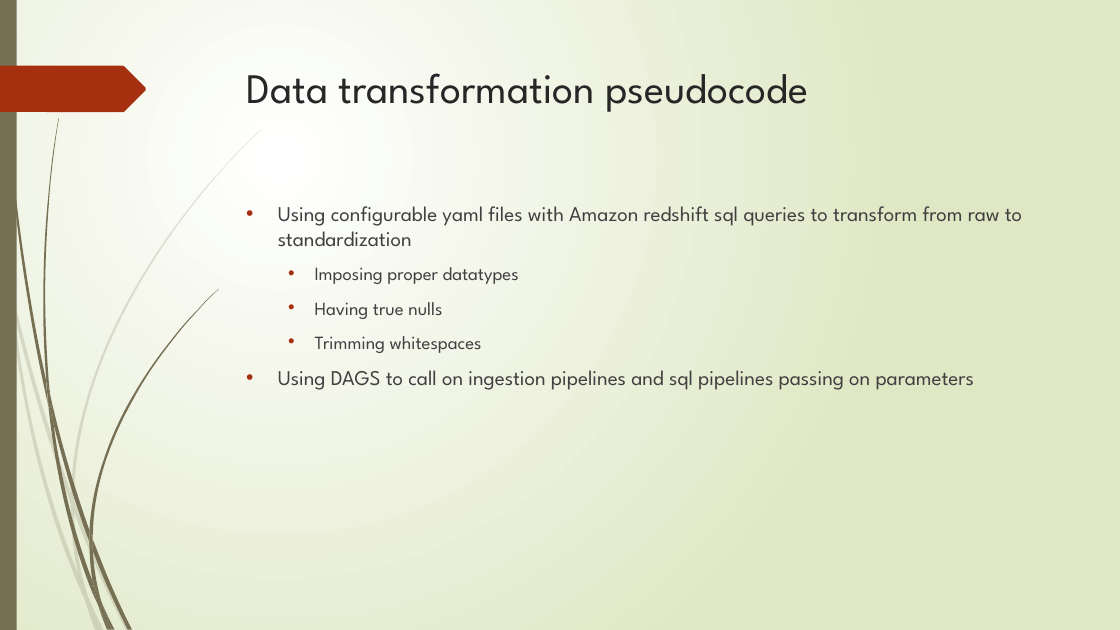
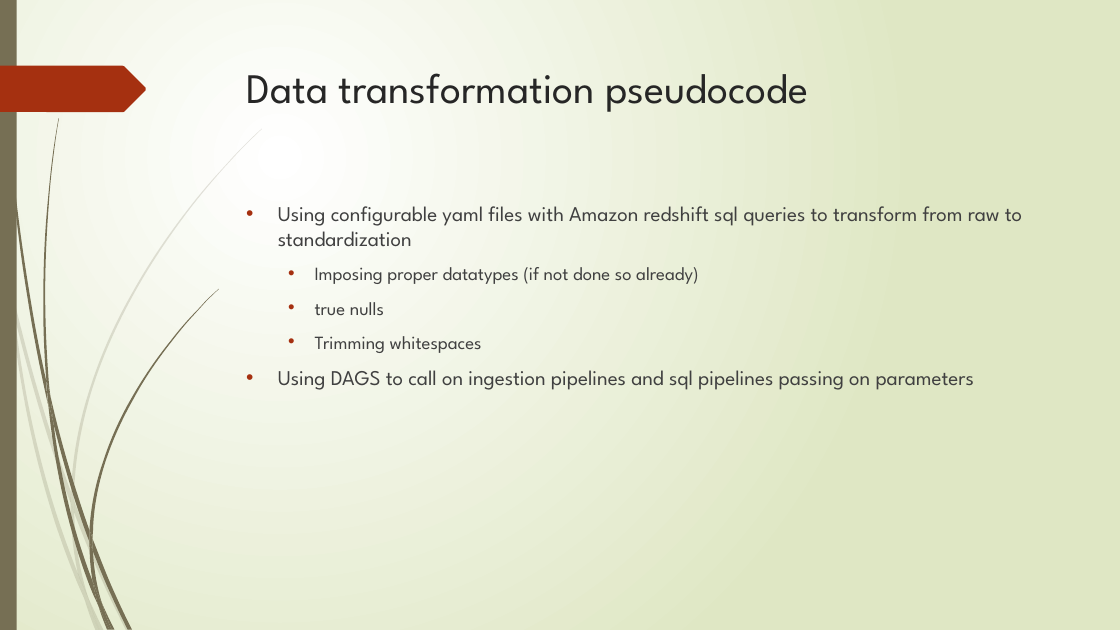
Before and after one commit to gabrielchanyk/food_insights_data_engineering, a slide deck: slide 26 of InsightEats Case Study.pptx (slide 23 before the commit). Drawn at 1120x630 pixels with LibreOffice and Linux fonts; fonts in the diff are those of the drawing. Boxes give left, top, right and bottom in pixels: in the first picture for what was removed or moved away, otherwise in the second. Text is boxed around its words. In the diff, an @@ line names an element or a change of style, - is before the commit and + after.

```diff
--- a/InsightEats Case Study.pptx
+++ b/InsightEats Case Study.pptx
@@ text at (315, 267, 698, 315): text changed @@
-  • Imposing proper datatypes
-  • Having true nulls
+  • Imposing proper datatypes (if not done so already)
+  • true nulls
```
Also in this commit, not shown: 15 other slides changed, 19 slides added, 1 slide removed, 6 other files.
